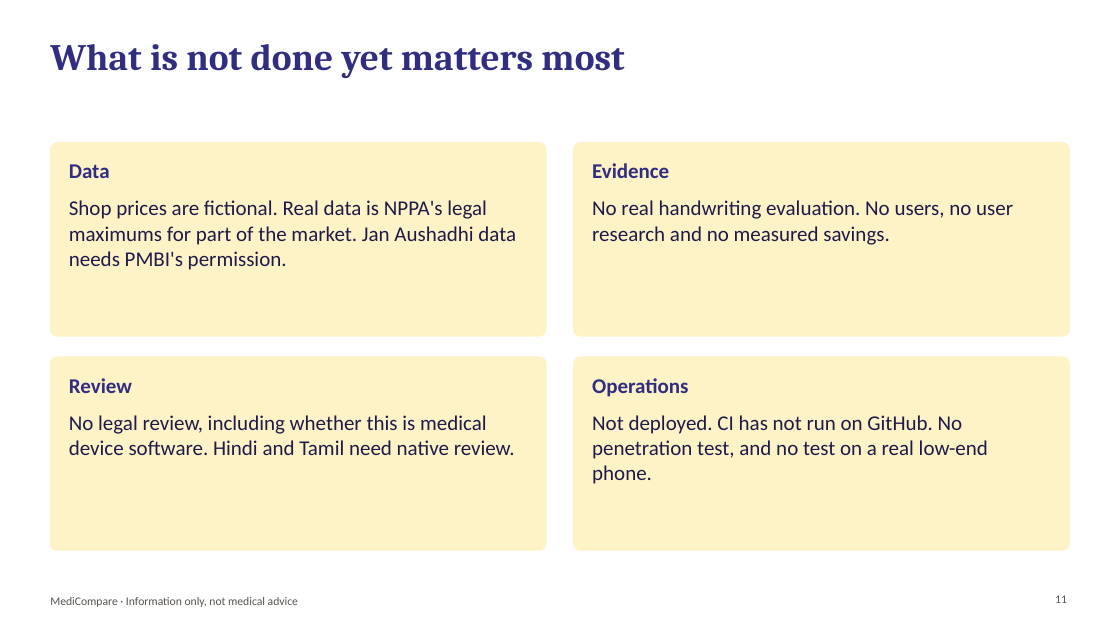
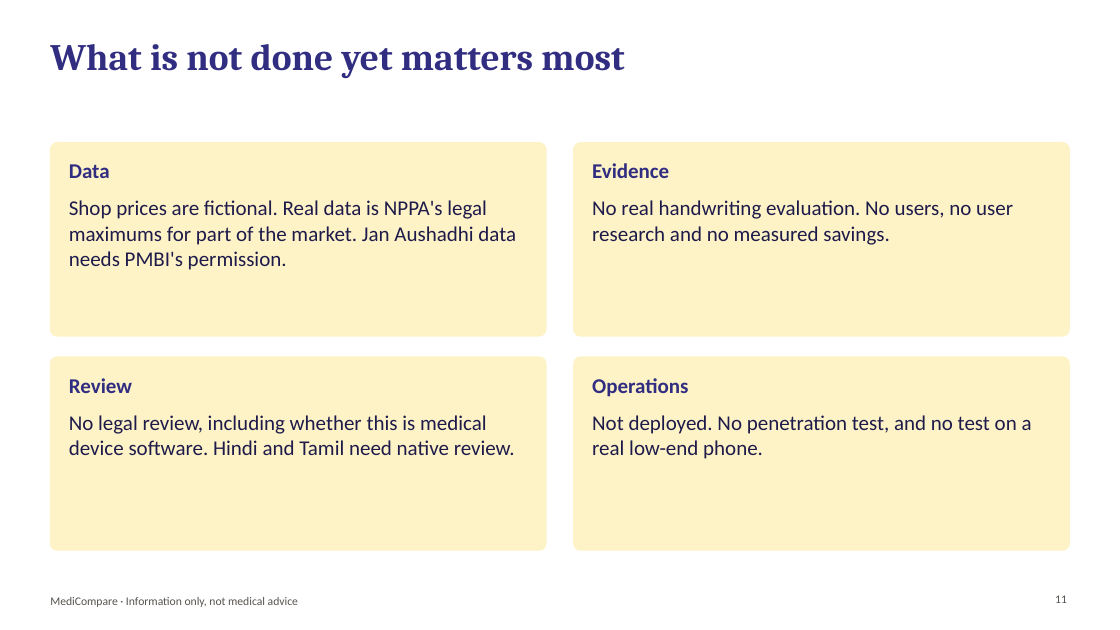
Before and after one commit to Akshat5249/medicompare, a slide deck: slide 11 of portfolio/deck.pptx. Drawn at 1120x630 pixels with LibreOffice and Linux fonts; fonts in the diff are those of the drawing. Boxes give left, top, right and bottom in pixels: in the first picture for what was removed or moved away, otherwise in the second. Text is boxed around its words. In the diff, an @@ line names an element or a change of style, - is before the commit and + after.

```diff
--- a/portfolio/deck.pptx
+++ b/portfolio/deck.pptx
@@ text at <box>592,415,1032,459</box>: text changed @@
-Not deployed. CI has not run on GitHub. No penetration test, and no test on a real low-end phone.
+Not deployed. No penetration test, and no test on a real low-end phone.
```
Also in this commit, not shown: 7 other files.
